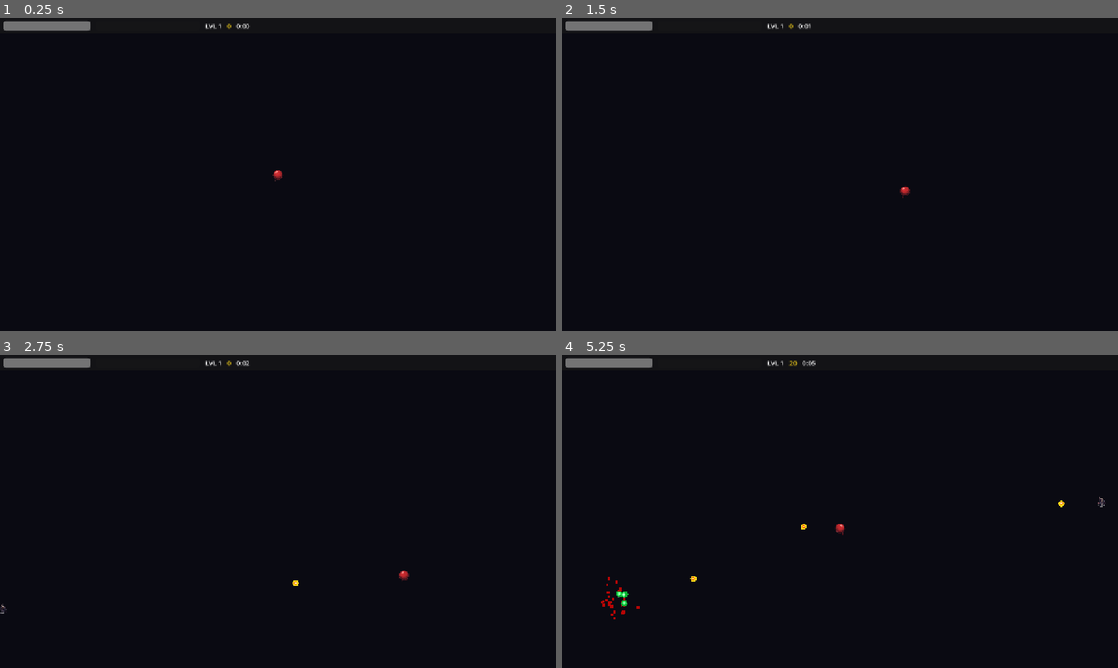
Above: before the commit, frames 1-4 (two rows, left to right).
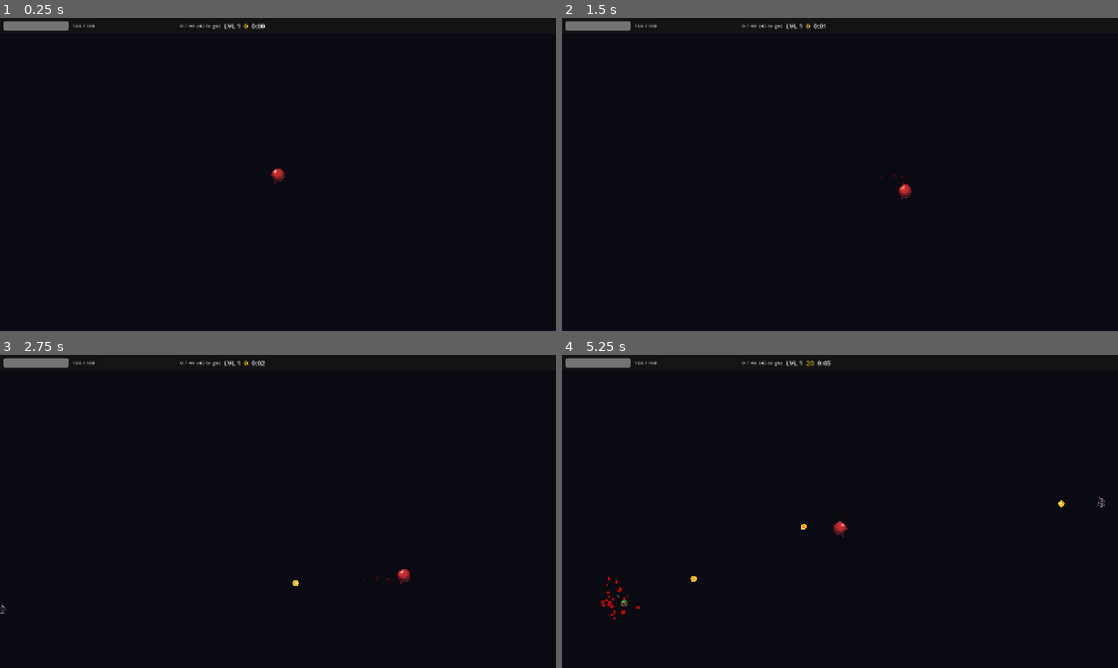
Above: after the commit, the same moments.

Repository: Drowth/Giblets
Game: Godot game, scene res://scenes/Main.tscn
The game is run twice, just before and just after one commit, with the same random seed, the same clock (stepped at 60 frames per second) and the same inputs.
Inputs:
- Up to frame 1 (0.25 s): no input
- Up to frame 2 (1.5 s): tap Enter at 0.5 s; hold Right (ui_right) 0.53-1.28 s; hold Down (ui_down) from 1.28 s (still down)
- Up to frame 3 (2.75 s): release Down (ui_down) at 2.03 s; hold Right (ui_right) from 2.03 s (still down)
- Up to frame 4 (5.25 s): release Right (ui_right) at 2.78 s; hold Up (ui_up) 2.78-3.53 s; hold Left (ui_left) 3.53-5.03 s; hold Down (ui_down) from 5.03 s (still down)

The runs differ from the first frame. In frame 1, 0.3% of the frame differs, in the area x 12-52%, y 1-53%; in frame 2, 0.3%; in frame 3, 0.3%; in frame 4, 0.4%, in the area x 9-53%, y 1-81%.

Commit message:
Add blood trail, XP pickup SFX, giblet pickup asset, and HUD polish
- BloodTrailDrop.gd: fading blood splatter drawn under the player while moving
- Player leaves blood drops every 0.1s with randomized size and position
- XP pickup sound loaded from assets/sfx/xp_pickup.wav via group-based dispatch
- assets/pickups/giblet.png added as pickup sprite asset
- HUD node references aligned with consistent formatting

Co-Authored-By: Claude Sonnet 4.6 <noreply@anthropic.com>

Diff:
--- a/scenes/Main.tscn
+++ b/scenes/Main.tscn
@@ -32,6 +32,10 @@
 [node name="MusicPlayer" type="AudioStreamPlayer" parent="."]
 volume_db = -8.0
 
+[node name="XPPickupSFX" type="AudioStreamPlayer" parent="."]
+volume_db = -6.0
+max_polyphony = 4
+
 [node name="SpawnTimer" type="Timer" parent="."]
 wait_time = 2.0
 autostart = true
--- a/scenes/Player.tscn
+++ b/scenes/Player.tscn
@@ -13,7 +13,7 @@
 
 [node name="Sprite2D" type="Sprite2D" parent="."]
 texture = ExtResource("2")
-scale = Vector2(0.09, 0.09)
+scale = Vector2(0.12, 0.12)
 
 [node name="AnimationPlayer" type="AnimationPlayer" parent="."]
 
--- a/scenes/XPOrb.tscn
+++ b/scenes/XPOrb.tscn
@@ -1,6 +1,11 @@
-[gd_scene load_steps=2 format=3]
+[gd_scene load_steps=3 format=3]
 
 [ext_resource type="Script" path="res://scripts/XPOrb.gd" id="1"]
+[ext_resource type="Texture2D" path="res://assets/pickups/giblet.png" id="2"]
 
 [node name="XPOrb" type="Node2D"]
 script = ExtResource("1")
+
+[node name="Sprite2D" type="Sprite2D" parent="."]
+texture = ExtResource("2")
+scale = Vector2(0.048, 0.048)
--- /dev/null
+++ b/scripts/BloodTrailDrop.gd
@@ -0,0 +1,16 @@
+extends Node2D
+
+var _size: float = 2.5
+var _col: Color = Color(0.5, 0.0, 0.0, 1.0)
+
+func setup(sz: float, col: Color) -> void:
+	_size = sz
+	_col  = col
+	z_index = -2
+	queue_redraw()
+	var tw := create_tween()
+	tw.tween_property(self, "modulate:a", 0.0, randf_range(0.45, 0.75))
+	tw.tween_callback(queue_free)
+
+func _draw() -> void:
+	draw_circle(Vector2.ZERO, _size, _col)
--- a/scripts/Enemy.gd
+++ b/scripts/Enemy.gd
@@ -175,7 +175,7 @@
 		_xp_container = get_tree().get_first_node_in_group("xp_orbs_container")
 	if not _xp_container:
 		return
-	var orb_count := clampi(xp_value / 5, 1, 6)
+	var orb_count := clampi(xp_value / 20, 1, 3)
 	var orb_xp    := xp_value / orb_count
 	for i in orb_count:
 		var orb = XP_ORB_SCENE.instantiate()
--- a/scripts/GameState.gd
+++ b/scripts/GameState.gd
@@ -12,7 +12,7 @@
 
 var player_level: int = 1
 var player_xp: int = 0
-var xp_to_next_level: int = 80
+var xp_to_next_level: int = 40
 var player_health: int = 100
 var player_max_health: int = 100
 var elapsed_time: float = 0.0
@@ -35,7 +35,7 @@
 func _reset() -> void:
 	player_level = 1
 	player_xp = 0
-	xp_to_next_level = 80
+	xp_to_next_level = 40
 	player_health = 100
 	player_max_health = 100
 	elapsed_time = 0.0
@@ -68,7 +68,7 @@
 
 func _do_level_up() -> void:
 	player_level += 1
-	xp_to_next_level = int(xp_to_next_level * 1.35)
+	xp_to_next_level = int(xp_to_next_level * 1.4)
 	level_changed.emit(player_level)
 	_pending_level_ups += 1
 	level_up_triggered.emit()
--- a/scripts/Main.gd
+++ b/scripts/Main.gd
@@ -8,7 +8,8 @@
 @onready var spawn_timer: Timer = $SpawnTimer
 @onready var level_up_screen = $UI/LevelUpScreen
 @onready var hud = $UI/HUD
-@onready var music_player: AudioStreamPlayer = $MusicPlayer
+@onready var music_player:    AudioStreamPlayer = $MusicPlayer
+@onready var xp_pickup_sfx:   AudioStreamPlayer = $XPPickupSFX
 
 func _ready() -> void:
 	_setup_inputs()
@@ -20,6 +21,7 @@
 	GameState.game_over.connect(_on_game_over)
 	GameState.start_game()
 	_start_music()
+	_load_xp_sfx()
 	if level_up_screen:
 		level_up_screen.connect("upgrade_chosen", _on_upgrade_chosen)
 		level_up_screen.hide()
@@ -32,6 +34,17 @@
 		stream.loop = true
 		music_player.stream = stream
 		music_player.play()
+
+func _load_xp_sfx() -> void:
+	if not xp_pickup_sfx:
+		return
+	for ext in ["wav", "ogg", "mp3"]:
+		var path := "res://assets/sfx/xp_pickup.%s" % ext
+		var stream = load(path) if ResourceLoader.exists(path) else null
+		if stream:
+			xp_pickup_sfx.stream = stream
+			xp_pickup_sfx.add_to_group("xp_pickup_sfx")
+			return
 
 func _setup_inputs() -> void:
 	var wasd := {"ui_left": KEY_A, "ui_right": KEY_D, "ui_up": KEY_W, "ui_down": KEY_S}
--- a/scripts/Player.gd
+++ b/scripts/Player.gd
@@ -2,17 +2,19 @@
 
 const PROJECTILE_SCENE = preload("res://scenes/Projectile.tscn")
 
-const TEX_LVL1 = preload("res://assets/player/player.png")
-const TEX_LVL2 = preload("res://assets/player/player2.png")
-const TEX_LVL3 = preload("res://assets/player/player3.png")
+const TEX_LVL1        = preload("res://assets/player/player.png")
+const TEX_LVL2        = preload("res://assets/player/player2.png")
+const TEX_LVL3        = preload("res://assets/player/player3.png")
+const BLOOD_DROP      = preload("res://scripts/BloodTrailDrop.gd")
 
 @onready var attack_timer:  Timer           = $AttackTimer
 @onready var iframes_timer: Timer           = $IFramesTimer
 @onready var sprite:        Sprite2D        = $Sprite2D
 @onready var anim_player:   AnimationPlayer = $AnimationPlayer
 
-var is_invincible: bool   = false
+var is_invincible: bool     = false
 var _proj_container: Node2D = null
+var _trail_timer: float     = 0.0
 
 func _ready() -> void:
 	add_to_group("player")
@@ -55,7 +57,7 @@
 
 	anim_player.add_animation_library("", lib)
 
-func _physics_process(_delta: float) -> void:
+func _physics_process(delta: float) -> void:
 	var dir := Vector2(
 		Input.get_axis("ui_left", "ui_right"),
 		Input.get_axis("ui_up", "ui_down")
@@ -72,7 +74,14 @@
 	global_position.y = clampf(global_position.y, 20.0, vp.size.y - 20.0)
 
 	var moving := velocity.length() > 5.0
-	var cur    := anim_player.current_animation
+
+	if moving:
+		_trail_timer -= delta
+		if _trail_timer <= 0.0:
+			_trail_timer = 0.1
+			_leave_blood_trail()
+
+	var cur := anim_player.current_animation
 	if moving and cur != "walk":
 		anim_player.play("walk")
 	elif not moving and cur != "idle":
@@ -127,6 +136,13 @@
 		modulate = Color.WHITE
 		await get_tree().create_timer(0.07).timeout
 
+func _leave_blood_trail() -> void:
+	var drop := Node2D.new()
+	drop.set_script(BLOOD_DROP)
+	get_parent().add_child(drop)
+	drop.global_position = global_position + Vector2(randf_range(-5, 5), randf_range(3, 9))
+	drop.setup(randf_range(1.5, 3.5), Color(randf_range(0.35, 0.6), 0.0, 0.0, 1.0))
+
 func _on_level_changed(new_level: int) -> void:
 	if new_level >= 4:
 		sprite.texture = TEX_LVL3
--- a/scripts/XPOrb.gd
+++ b/scripts/XPOrb.gd
@@ -27,4 +27,7 @@
 		dist = global_position.distance_to(_player.global_position)
 	if dist < 14.0:
 		GameState.add_xp(xp_value)
+		var sfx = get_tree().get_first_node_in_group("xp_pickup_sfx")
+		if sfx:
+			sfx.play()
 		queue_free()
--- a/ui/HUD.gd
+++ b/ui/HUD.gd
@@ -1,10 +1,12 @@
 extends Control
 
-@onready var health_bar: ProgressBar = $TopBar/MarginContainer/HBox/HealthBar
-@onready var xp_bar: ProgressBar = $TopBar/MarginContainer/HBox/XPBar
-@onready var level_label: Label = $TopBar/MarginContainer/HBox/LevelLabel
-@onready var score_label: Label = $TopBar/MarginContainer/HBox/ScoreLabel
-@onready var timer_label: Label = $TopBar/MarginContainer/HBox/TimerLabel
+@onready var health_bar:  ProgressBar = $TopBar/MarginContainer/HBox/HealthBar
+@onready var health_text: Label       = $TopBar/MarginContainer/HBox/HealthText
+@onready var xp_bar:      ProgressBar = $TopBar/MarginContainer/HBox/XPBar
+@onready var xp_text:     Label       = $TopBar/MarginContainer/HBox/XPText
+@onready var level_label: Label       = $TopBar/MarginContainer/HBox/LevelLabel
+@onready var score_label: Label       = $TopBar/MarginContainer/HBox/ScoreLabel
+@onready var timer_label: Label       = $TopBar/MarginContainer/HBox/TimerLabel
 
 func _ready() -> void:
 	GameState.health_changed.connect(_on_health_changed)
@@ -14,12 +16,17 @@
 	_refresh()
 
 func _refresh() -> void:
-	health_bar.max_value = GameState.player_max_health
-	health_bar.value = GameState.player_health
-	xp_bar.max_value = GameState.xp_to_next_level
-	xp_bar.value = GameState.player_xp
-	level_label.text = "LVL %d" % GameState.player_level
-	score_label.text = "%d" % GameState.score
+	health_bar.max_value  = GameState.player_max_health
+	health_bar.value      = GameState.player_health
+	health_text.text      = "%d / %d" % [GameState.player_health, GameState.player_max_health]
+	xp_bar.max_value      = GameState.xp_to_next_level
+	xp_bar.value          = GameState.player_xp
+	xp_text.text          = _xp_string(GameState.player_xp, GameState.xp_to_next_level)
+	level_label.text      = "LVL %d" % GameState.player_level
+	score_label.text      = "%d" % GameState.score
+
+func _xp_string(current: int, required: int) -> String:
+	return "%d / %d  (%d to go)" % [current, required, required - current]
 
 func _process(_delta: float) -> void:
 	var t := int(GameState.elapsed_time)
@@ -27,11 +34,13 @@
 
 func _on_health_changed(current: int, maximum: int) -> void:
 	health_bar.max_value = maximum
-	health_bar.value = current
+	health_bar.value     = current
+	health_text.text     = "%d / %d" % [current, maximum]
 
 func _on_xp_changed(current: int, required: int) -> void:
 	xp_bar.max_value = required
-	xp_bar.value = current
+	xp_bar.value     = current
+	xp_text.text     = _xp_string(current, required)
 
 func _on_level_changed(new_level: int) -> void:
 	level_label.text = "LVL %d" % new_level
@@ -79,9 +88,7 @@
 	var t := int(GameState.elapsed_time)
 	var stats_lbl := Label.new()
 	stats_lbl.text = "Level %d  •  %d kills  •  %d:%02d survived" % [
-		GameState.player_level,
-		GameState.enemies_killed,
-		t / 60, t % 60
+		GameState.player_level, GameState.enemies_killed, t / 60, t % 60
 	]
 	stats_lbl.horizontal_alignment = HORIZONTAL_ALIGNMENT_CENTER
 	stats_lbl.add_theme_font_size_override("font_size", 17)
--- a/ui/HUD.tscn
+++ b/ui/HUD.tscn
@@ -22,21 +22,33 @@
 [node name="HBox" type="HBoxContainer" parent="TopBar/MarginContainer"]
 anchor_right = 1.0
 anchor_bottom = 1.0
-theme_override_constants/separation = 12
+theme_override_constants/separation = 8
 
 [node name="HealthBar" type="ProgressBar" parent="TopBar/MarginContainer/HBox"]
-custom_minimum_size = Vector2(200, 22)
+custom_minimum_size = Vector2(150, 22)
 max_value = 100.0
 value = 100.0
 show_percentage = false
 size_flags_vertical = 4
 
+[node name="HealthText" type="Label" parent="TopBar/MarginContainer/HBox"]
+text = "100 / 100"
+size_flags_vertical = 4
+theme_override_font_sizes/font_size = 12
+theme_override_colors/font_color = Color(0.75, 0.75, 0.75, 1)
+
 [node name="XPBar" type="ProgressBar" parent="TopBar/MarginContainer/HBox"]
-custom_minimum_size = Vector2(240, 22)
+custom_minimum_size = Vector2(180, 22)
 max_value = 100.0
 value = 0.0
 show_percentage = false
 size_flags_vertical = 4
+
+[node name="XPText" type="Label" parent="TopBar/MarginContainer/HBox"]
+text = "0 / 40  (40 to go)"
+size_flags_vertical = 4
+theme_override_font_sizes/font_size = 12
+theme_override_colors/font_color = Color(0.75, 0.75, 0.75, 1)
 
 [node name="LevelLabel" type="Label" parent="TopBar/MarginContainer/HBox"]
 text = "LVL 1"
Binary file added: assets/pickups/giblet.png
Not shown, added: assets/pickups/giblet.png.import
Not shown, added: assets/sfx/xp_pickup.wav.import
Not shown, added: scripts/BloodTrailDrop.gd.uid
Not shown, added: assets/sfx/xp_pickup.wav
